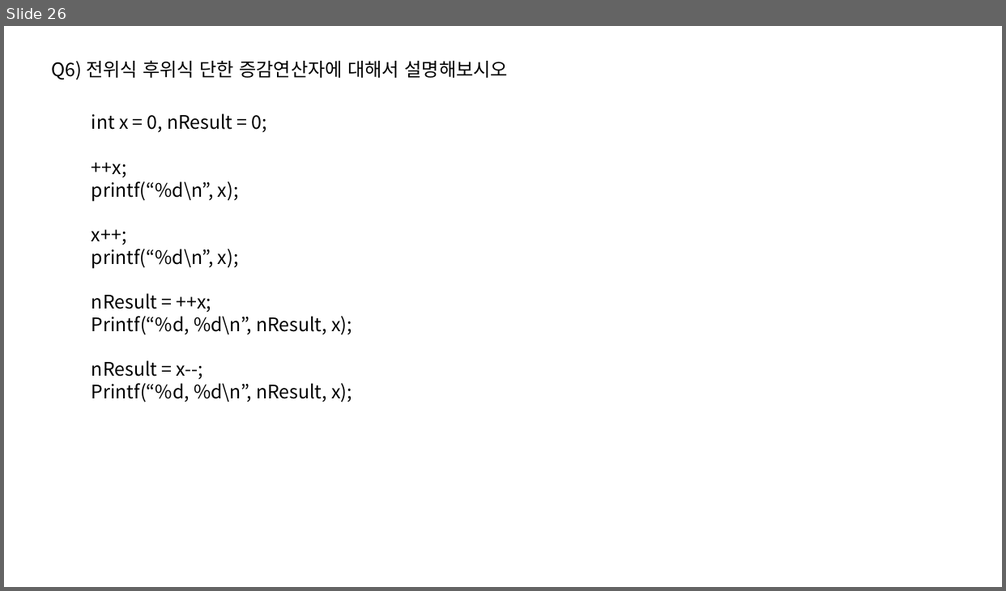
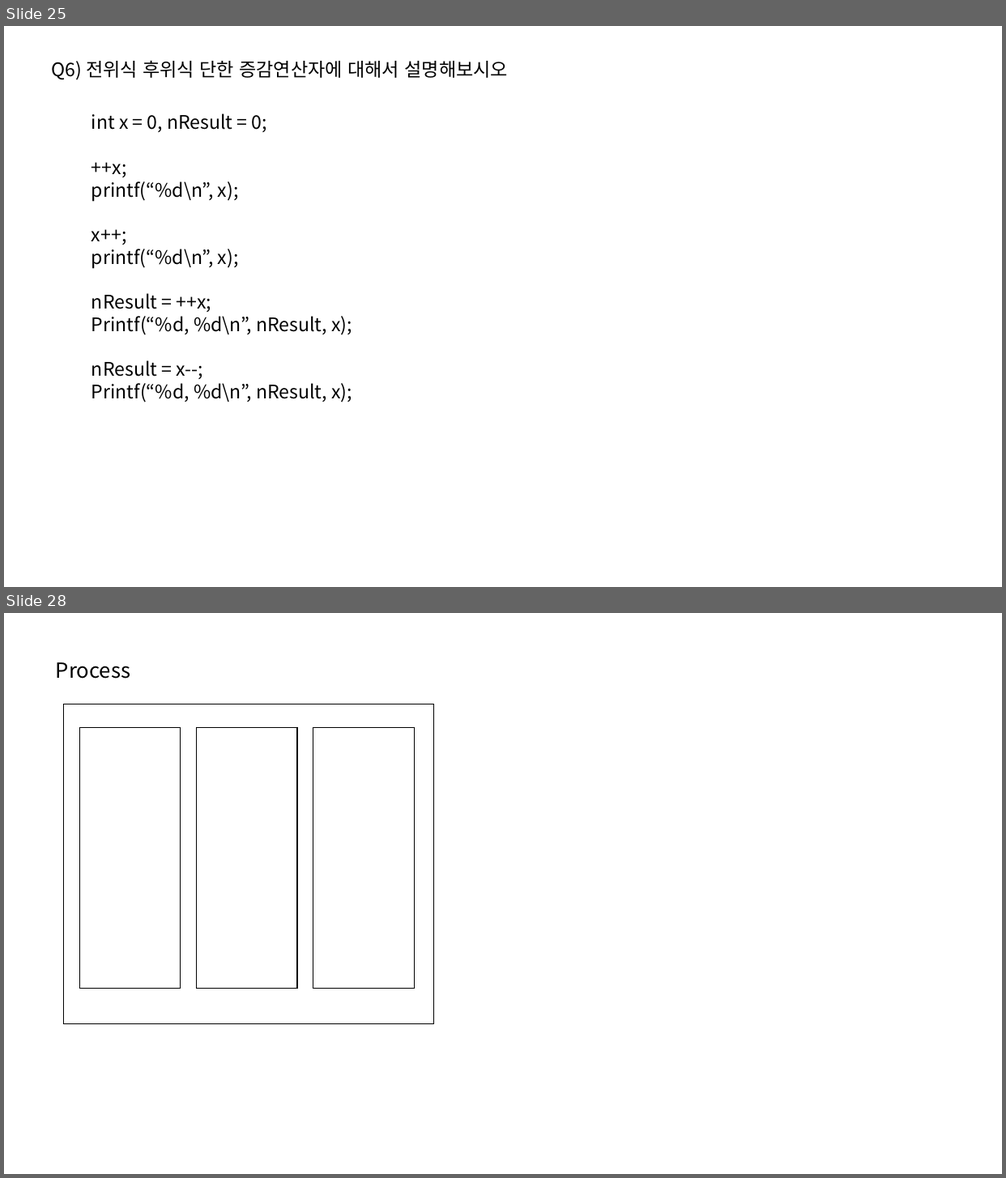
Before and after one commit to taehyuklee/C-CppStudy, a slide deck: CSwithC/CS-explanation.pptx. Shown one above the other, each under a label of ours: slide 26 before the commit, slides 25 and 28 after it; the slides between them are not shown. The pictures are 1006x591 and 1006x1178 pixels, drawn with LibreOffice and Linux fonts; fonts in the diff are those of the drawing. Boxes give left, top, right and bottom in pixels: in the first picture for what was removed or moved away, otherwise in the second. Text is boxed around its words. In the diff, an @@ line names an element or a change of style, - is before the commit and + after.

```diff
--- a/CSwithC/CS-explanation.pptx
+++ b/CSwithC/CS-explanation.pptx
@@ slide 28 added at box(4, 613, 1002, 1174), background #FFFFFF @@
@@ text added at box(56, 662, 130, 679), 20 pt, text #000000 @@
+Process
@@ rectangle added at box(64, 705, 434, 1024), outline #000000 1 pt @@
@@ rectangle added at box(79, 727, 181, 989), outline #000000 1 pt @@
@@ rectangle added at box(197, 727, 297, 989), outline #000000 1 pt @@
@@ rectangle added at box(313, 727, 414, 989), outline #000000 1 pt @@
@@ what was slide 26 is now slide 25 @@
```
Also in this commit, not shown: 1 slide changed, 2 other slides added, 1 slide removed.
